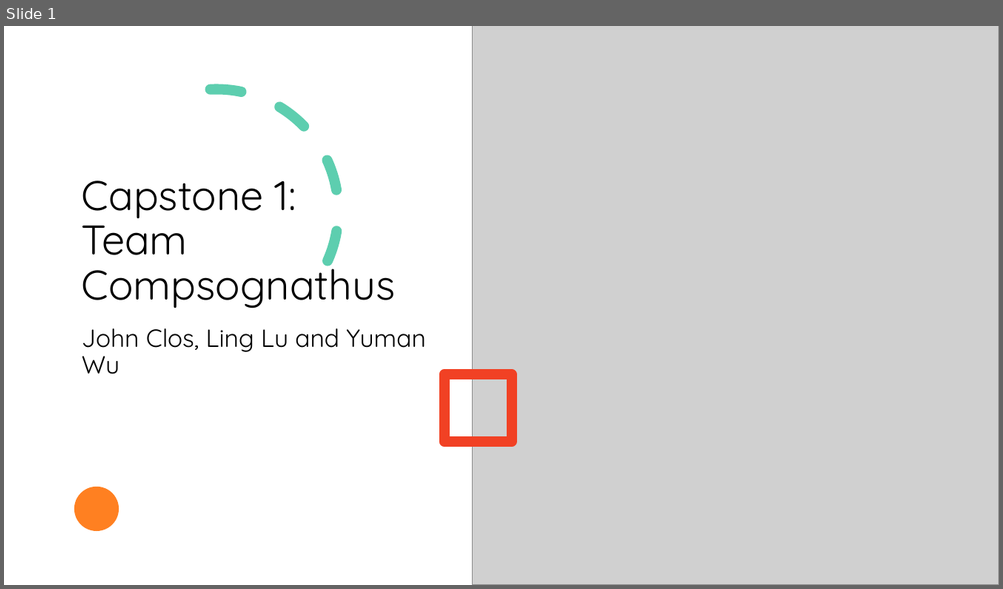
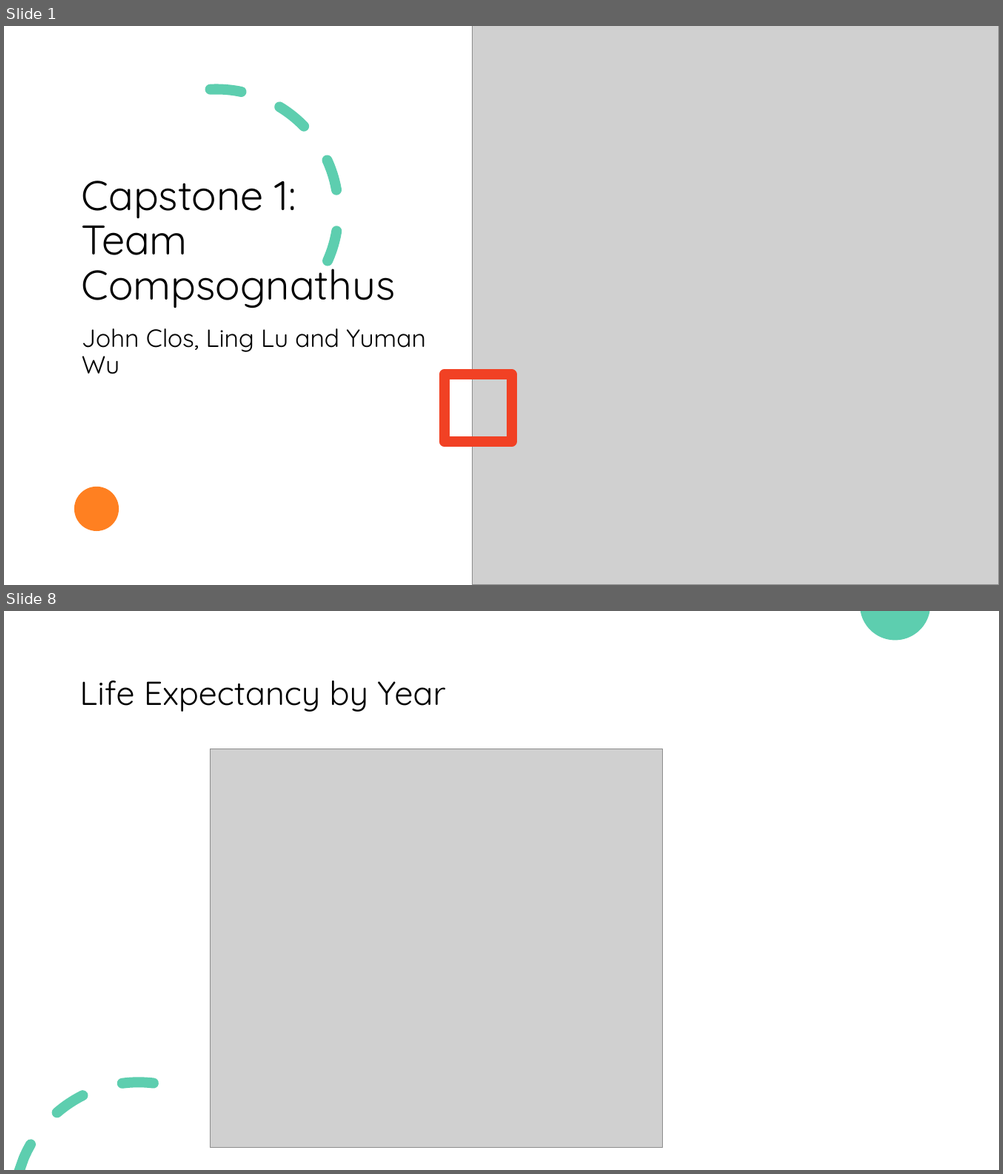
Before and after one commit to ywu223/Capstone1_Compsognathus, a slide deck: Capstone 1 Project Presentation.pptx. Shown one above the other, each under a label of ours: slide 1 before the commit, slides 1 and 8 after it; the slides between them are not shown. The pictures are 1003x589 and 1003x1174 pixels, drawn with LibreOffice and Linux fonts; fonts in the diff are those of the drawing; grey boxes stand for pictures. Boxes give left, top, right and bottom in pixels: in the first picture for what was removed or moved away, otherwise in the second. Text is boxed around its words. In the diff, an @@ line names an element or a change of style, - is before the commit and + after.

```diff
--- a/Capstone 1 Project Presentation.pptx
+++ b/Capstone 1 Project Presentation.pptx
@@ slide 8 added at bbox=[4, 611, 999, 1170], background #FFFFFF @@
@@ freeform shape added at bbox=[860, 611, 930, 640], fill #5DCEAF @@
@@ title added at bbox=[79, 681, 446, 712], 32 pt, text #000000 @@
+Life Expectancy by Year
@@ picture added at bbox=[210, 749, 662, 1148] @@
@@ freeform shape added at bbox=[14, 1077, 159, 1170], fill #5DCEAF @@
```
Also in this commit, not shown: 3 slides changed, 7 other slides added, 1 other file.
